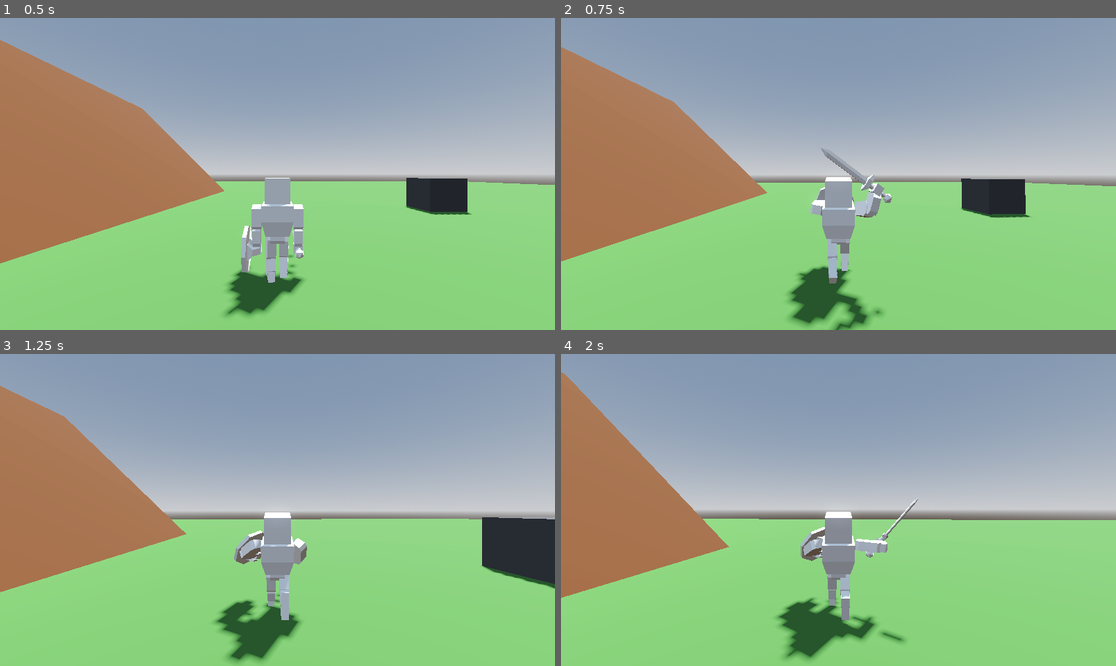
Above: before the commit, frames 1-4 (two rows, left to right).
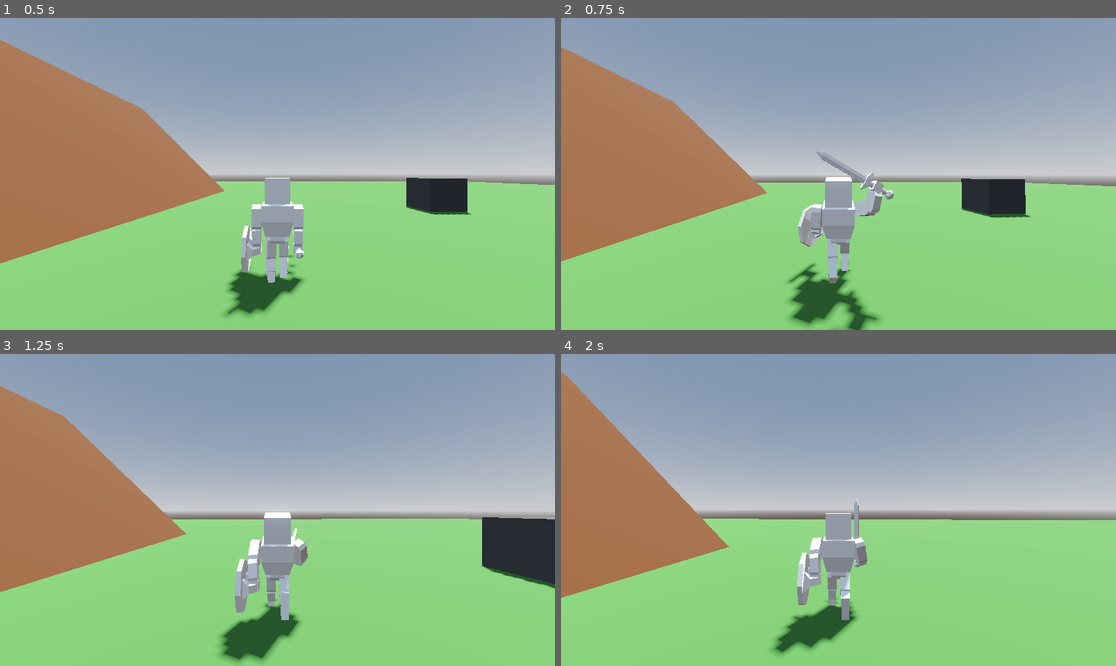
Above: after the commit, the same moments.

Repository: Lordaloa/rv-godot-project-005
Game: Godot game, scene res://Assets/Scenes/World/World.tscn
Same seed, same stepped clock (60 frames per second), same inputs: the game is played once before the commit and once after it.
Inputs (mouse positions are in pixels of both pictures, inside the frame that each line leads up to):
- Up to frame 1 (0.5 s): no input
- Up to frame 2 (0.75 s): move the mouse to (866, 174) at 0.52 s; press the mouse at (866, 174) at 0.53 s; hold W (forward) from 0.53 s (still down)
- Up to frame 3 (1.25 s): keep holding W (forward); right-click (305, 510) at 0.8 s
- Up to frame 4 (2 s): keep holding W (forward); move the mouse to (810, 510) at 1.27 s; release the mouse at (810, 510) at 1.28 s; right-click (810, 510) at 1.35 s; click (810, 510) at 1.55 s

Frame 1 is identical in both runs. In frame 2, 1.4% of the frame differs, in the area x 40-60%, y 41-100%; in frame 3, 1.6%; in frame 4, 3.0%, in the area x 37-65%, y 46-98%.

Commit message:
F-rig-002: implemented blocking + refactor attacking animation mechanic

Diff:
--- a/Assets/Scenes/Human.tscn
+++ b/Assets/Scenes/Human.tscn
@@ -7,12 +7,23 @@
 radius = 0.175
 height = 1.0
 
+[sub_resource type="AnimationNodeAnimation" id="AnimationNodeAnimation_7oa2v"]
+animation = &"Skeleton_Blocking"
+
 [sub_resource type="AnimationNodeAnimation" id="AnimationNodeAnimation_jxekh"]
 animation = &"Skeleton_Attacking"
 
-[sub_resource type="AnimationNodeOneShot" id="AnimationNodeOneShot_7oa2v"]
+[sub_resource type="AnimationNodeBlend2" id="AnimationNodeBlend2_s6t64"]
 filter_enabled = true
-filters = ["Skeleton/Skeleton3D:Left_Hand_Bone", "Skeleton/Skeleton3D:Left_Lower_Arm_Bone", "Skeleton/Skeleton3D:Left_Upper_Arm_Bone", "Skeleton/Skeleton3D:Right_Hand_Bone", "Skeleton/Skeleton3D:Right_Lower_Arm_Bone", "Skeleton/Skeleton3D:Right_Upper_Arm_Bone"]
+filters = ["Skeleton/Skeleton3D:Right_Hand_Bone", "Skeleton/Skeleton3D:Right_Lower_Arm_Bone", "Skeleton/Skeleton3D:Right_Upper_Arm_Bone"]
+
+[sub_resource type="AnimationNodeTimeSeek" id="AnimationNodeTimeSeek_rfrhu"]
+
+[sub_resource type="AnimationNodeBlend2" id="AnimationNodeBlend2_rfrhu"]
+filter_enabled = true
+filters = ["Skeleton/Skeleton3D:Left_Hand_Bone", "Skeleton/Skeleton3D:Left_Lower_Arm_Bone", "Skeleton/Skeleton3D:Left_Upper_Arm_Bone"]
+
+[sub_resource type="AnimationNodeTimeSeek" id="AnimationNodeTimeSeek_s6t64"]
 
 [sub_resource type="AnimationNodeAnimation" id="AnimationNodeAnimation_rfrhu"]
 animation = &"Skeleton_Idle"
@@ -28,22 +39,30 @@
 min_space = 0.0
 
 [sub_resource type="AnimationNodeBlendTree" id="AnimationNodeBlendTree_7oa2v"]
-graph_offset = Vector2(112.666664, 313.33334)
-nodes/output/position = Vector2(986.6667, 240)
+graph_offset = Vector2(-103.05859, 41.684406)
+nodes/output/position = Vector2(1280, 400)
 nodes/Running/node = SubResource("AnimationNodeBlendSpace1D_jxekh")
-nodes/Running/position = Vector2(226.66667, 133.33333)
-nodes/Attack/node = SubResource("AnimationNodeOneShot_7oa2v")
-nodes/Attack/position = Vector2(586.6667, 293.33334)
+nodes/Running/position = Vector2(66.666664, 0)
+nodes/Attack/node = SubResource("AnimationNodeBlend2_s6t64")
+nodes/Attack/position = Vector2(506.66666, 173.33333)
 nodes/Animation/node = SubResource("AnimationNodeAnimation_jxekh")
-nodes/Animation/position = Vector2(186.66667, 613.3333)
-node_connections = [&"output", 0, &"Attack", &"Attack", 0, &"Running", &"Attack", 1, &"Animation"]
+nodes/Animation/position = Vector2(-53.333332, 413.33334)
+nodes/Block/node = SubResource("AnimationNodeBlend2_rfrhu")
+nodes/Block/position = Vector2(1000, 360)
+"nodes/Animation 2/node" = SubResource("AnimationNodeAnimation_7oa2v")
+"nodes/Animation 2/position" = Vector2(386.66666, 626.6667)
+nodes/Attack_TimeSeek/node = SubResource("AnimationNodeTimeSeek_rfrhu")
+nodes/Attack_TimeSeek/position = Vector2(240, 360)
+nodes/Block_TimeSeek/node = SubResource("AnimationNodeTimeSeek_s6t64")
+nodes/Block_TimeSeek/position = Vector2(720, 533.3333)
+node_connections = [&"output", 0, &"Block", &"Attack", 0, &"Running", &"Attack", 1, &"Attack_TimeSeek", &"Block", 0, &"Attack", &"Block", 1, &"Block_TimeSeek", &"Attack_TimeSeek", 0, &"Animation", &"Block_TimeSeek", 0, &"Animation 2"]
 
 [node name="Human" instance=ExtResource("1_2glle")]
 script = ExtResource("2_rfrhu")
 
 [node name="Skeleton3D" parent="Skeleton" index="0"]
 transform = Transform3D(-4.371139e-08, 0, 1, 0, 1, 0, -1, 0, -4.371139e-08, 0, 0, 0)
-bones/1/position = Vector3(0, -0.2809343, 0)
+bones/1/position = Vector3(0, -0.27381563, 0)
 bones/2/rotation = Quaternion(0.999723, 3.642777e-09, -7.253016e-08, 0.023535479)
 bones/3/rotation = Quaternion(0.050797492, 5.2122555e-08, 6.828087e-09, 0.99870896)
 bones/4/rotation = Quaternion(0.687555, 6.6907404e-08, 9.531964e-08, 0.72613233)
@@ -62,13 +81,13 @@
 bones/15/rotation = Quaternion(-0.7048461, -0.05649819, -0.056498088, 0.7048461)
 bones/16/position = Vector3(-0.11230787, -0.38293505, 0.2511084)
 bones/16/rotation = Quaternion(0.70484614, -0.05649811, 0.05649811, 0.704846)
-bones/17/position = Vector3(0, -0.2809343, 0)
-bones/18/rotation = Quaternion(0.98706913, 0.0032496452, 0.044548184, -0.15394622)
-bones/19/rotation = Quaternion(-0.27915373, -1.5579164e-07, -5.9285373e-08, 0.96024644)
-bones/20/rotation = Quaternion(0.79179955, 0.0019113834, -0.0060843346, 0.6107478)
-bones/21/rotation = Quaternion(0.9943007, -0.018660907, -0.1030953, -0.019727688)
-bones/22/rotation = Quaternion(-0.24442933, -1.572227e-07, -5.2109847e-08, 0.96966714)
-bones/23/rotation = Quaternion(0.84709656, 0.01129121, -0.026574718, 0.5306541)
+bones/17/position = Vector3(0, -0.27381563, 0)
+bones/18/rotation = Quaternion(0.98254484, 0.004367999, 0.04435889, -0.18060735)
+bones/19/rotation = Quaternion(-0.34222773, -1.511851e-07, -7.307051e-08, 0.9396171)
+bones/20/rotation = Quaternion(0.8151881, 0.002189913, -0.0061185146, 0.57916003)
+bones/21/rotation = Quaternion(0.9933154, -0.021960385, -0.10317307, -0.04687875)
+bones/22/rotation = Quaternion(-0.31454462, -1.576594e-07, -6.906421e-08, 0.9492428)
+bones/23/rotation = Quaternion(0.8704283, 0.01283885, -0.02674991, 0.49140024)
 
 [node name="LookAtModifier3D" type="LookAtModifier3D" parent="Skeleton/Skeleton3D" index="16"]
 transform = Transform3D(-4.371139e-08, 0, -1, 0, 1, 0, 1, 0, -4.371139e-08, 0, 0, 0)
@@ -98,6 +117,7 @@
 tree_root = SubResource("AnimationNodeBlendTree_7oa2v")
 anim_player = NodePath("../AnimationPlayer")
 parameters/Running/blend_position = 0.0
-parameters/Attack/active = false
-parameters/Attack/internal_active = false
-parameters/Attack/request = 0
+parameters/Attack/blend_amount = 0.0
+parameters/Block/blend_amount = 0.0
+parameters/Attack_TimeSeek/seek_request = -1.0
+parameters/Block_TimeSeek/seek_request = -1.0
--- a/Assets/Scripts/Human.gd
+++ b/Assets/Scripts/Human.gd
@@ -10,12 +10,13 @@
 const SPEED = 5.0
 const JUMP_VELOCITY = 4.5
 const LERP_VAL = 0.15
-const ATTACKING_COOLDOWN = 1.0
-const ATTACKING_LOOKAT_TIME = 0.125
-const ATTACKING_LOOKINGAWAY_TIME = 0.125
-var cooldown = 0.0
+const BLOCKING_TIME = 0.25
+const ATTACKING_TIME = 0.25
+const LOOKING_TIME = 0.125
+
 var MOUSE_MODE = Input.MOUSE_MODE_CAPTURED
 var IS_ATTACKING = false
+var IS_BLOCKING = false
 
 func _ready() -> void:
 	Input.set_mouse_mode(Input.MOUSE_MODE_CAPTURED)
@@ -57,18 +58,33 @@
 	# Play running animation based on speed, perhaps add extra if prevent callback when not moving.
 	anim_tree.set("parameters/Running/blend_position", velocity.length() / SPEED)
 
-	if Input.is_action_pressed("attack") and cooldown <= 0.0:
-		cooldown = ATTACKING_COOLDOWN
+	if Input.is_action_pressed("block"):
+		IS_BLOCKING = true
+		anim_tree.set("parameters/Block/blend_amount",lerp(anim_tree.get("parameters/Block/blend_amount"), 1.0, BLOCKING_TIME))
+	else:
+		IS_BLOCKING = false
+		anim_tree.set("parameters/Block/blend_amount",lerp(anim_tree.get("parameters/Block/blend_amount"), 0.0, BLOCKING_TIME))
+		if (anim_tree.get("parameters/Block/blend_amount") <= 0.1):
+			anim_tree.set("parameters/Block_TimeSeek/seek_request", 0.0)
+
+
+
+	if Input.is_action_pressed("attack"):
 		IS_ATTACKING = true;
+		anim_tree.set("parameters/Attack/blend_amount",lerp(anim_tree.get("parameters/Attack/blend_amount"), 1.0, ATTACKING_TIME))
+	else:
+		IS_ATTACKING = false
+		anim_tree.set("parameters/Attack/blend_amount",lerp(anim_tree.get("parameters/Attack/blend_amount"), 0.0, ATTACKING_TIME))
+		if (anim_tree.get("parameters/Attack/blend_amount") <= 0.1):
+			anim_tree.set("parameters/Attack_TimeSeek/seek_request", 0.0)
 
-		anim_tree.set("parameters/Attack/request",AnimationNodeOneShot.ONE_SHOT_REQUEST_FIRE)
-	elif cooldown <= 0.0:
-		skeleton_look_at_modifier.set_influence(lerp(skeleton_look_at_modifier.influence, 0.0, ATTACKING_LOOKINGAWAY_TIME))
-		IS_ATTACKING = false;
 
-	if IS_ATTACKING:
-		skeleton_look_at_modifier.set_influence(lerp(skeleton_look_at_modifier.influence, 1.0, ATTACKING_LOOKAT_TIME))
-	cooldown -= delta
+	if IS_ATTACKING or IS_BLOCKING:
+		skeleton_look_at_modifier.set_influence(lerp(skeleton_look_at_modifier.influence, 1.0, LOOKING_TIME))
+	else:
+		skeleton_look_at_modifier.set_influence(lerp(skeleton_look_at_modifier.influence, 0.0, LOOKING_TIME))
+
+
 	move_and_slide()
 
 # print("Attack!")
Not shown, changed: Assets/Models/Human.glb.import
Not shown: 1 places in Assets/Scenes/Human.tscn that only renumber resources
